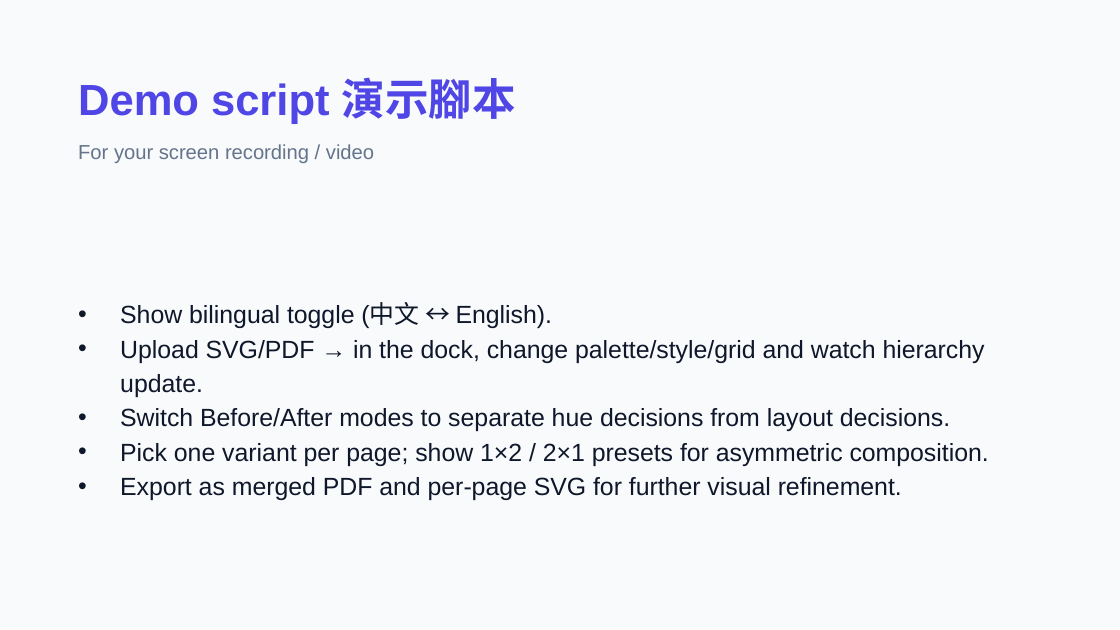
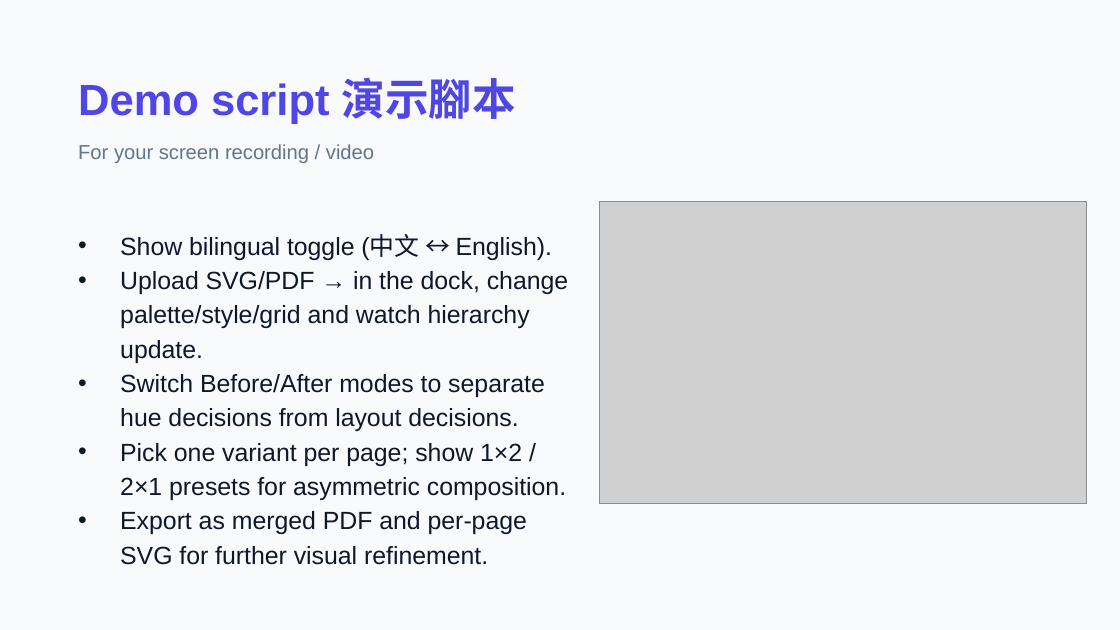
Before and after one commit to macaumonsoon/Portfolio-ReStyle-AI, a slide deck: slide 7 of presentation/Portfolio-ReStyle-AI-Design-Deck.pptx. Drawn at 1120x630 pixels with LibreOffice and Linux fonts; fonts in the diff are those of the drawing; grey boxes stand for pictures. Boxes give left, top, right and bottom in pixels: in the first picture for what was removed or moved away, otherwise in the second. Text is boxed around its words. In the diff, an @@ line names an element or a change of style, - is before the commit and + after.

```diff
--- a/presentation/Portfolio-ReStyle-AI-Design-Deck.pptx
+++ b/presentation/Portfolio-ReStyle-AI-Design-Deck.pptx
@@ text "Show bilingual toggle (中文 ↔ ..." rewrapped from <box>120,303,989,500</box> to <box>120,235,568,565</box> @@
@@ picture added at <box>599,202,1086,504</box> @@
```
Also in this commit, not shown: 3 other slides changed, 2 other files.
